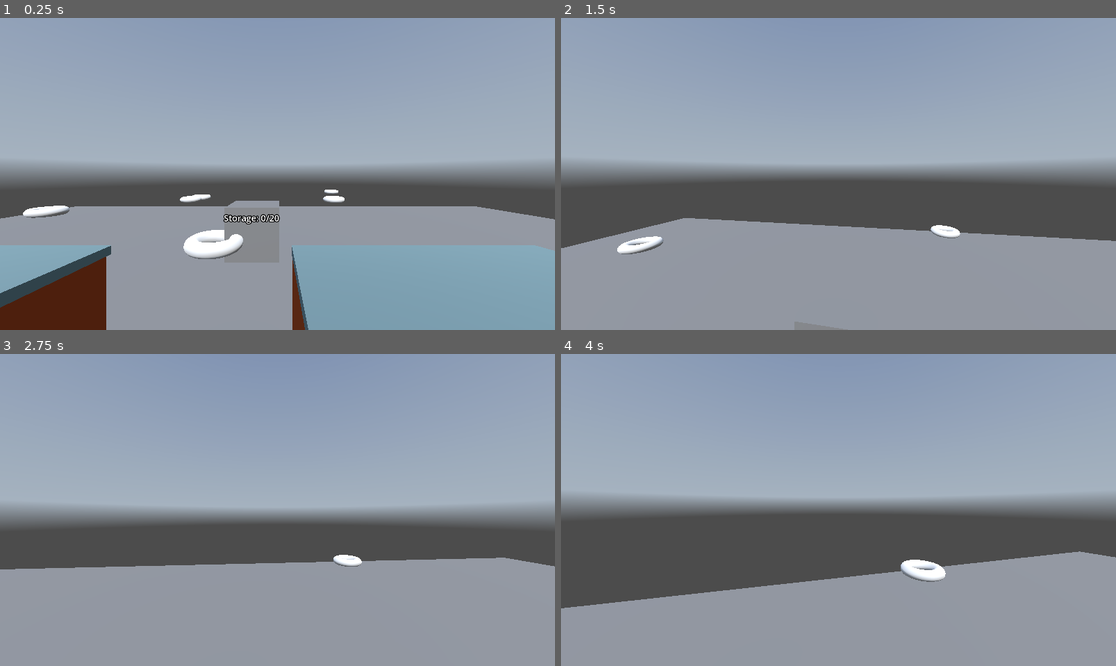
Above: before the commit, frames 1-4 (two rows, left to right).
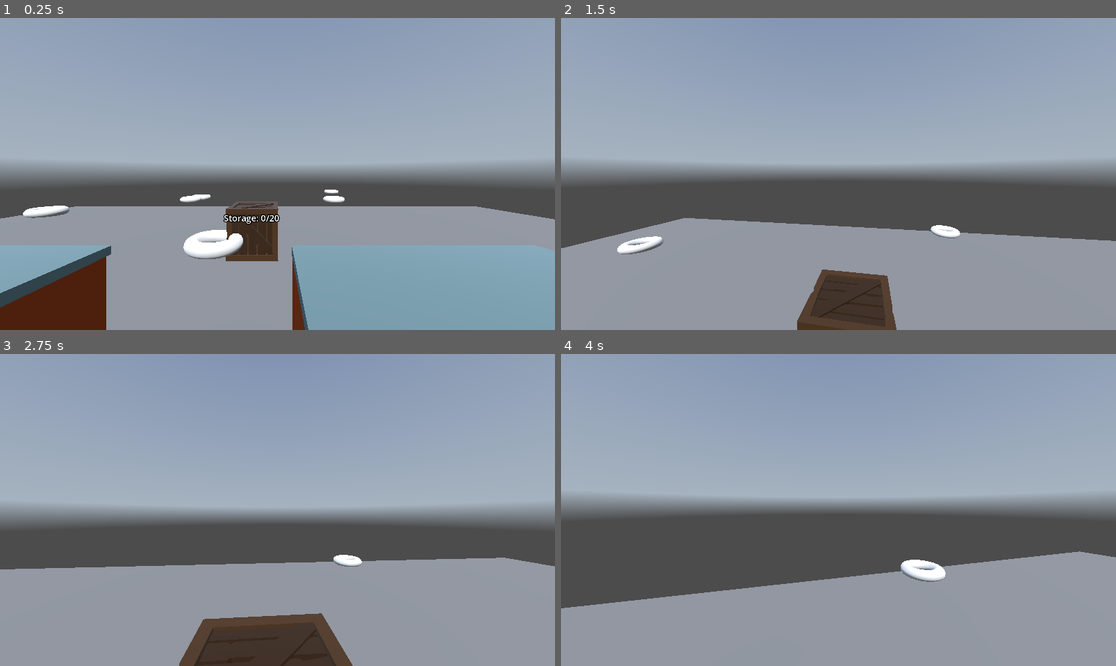
Above: after the commit, the same moments.

Repository: AbstractMelon/BrackeysJam2025.2
Game: Godot game, scene res://scenes/game.tscn
Same seed, same stepped clock (60 frames per second), same inputs: the game is played once before the commit and once after it. A sky picture missing from this copy of the repository is replaced by a grey-blue gradient.
Inputs (mouse positions are in pixels of both pictures, inside the frame that each line leads up to):
- Up to frame 1 (0.25 s): no input
- Up to frame 2 (1.5 s): move the mouse to (866, 174) at 0.52 s; hold E (interact) 0.53-1.28 s; hold W (move_forward) from 0.53 s (still down); tap Space (jump) at 0.77 s; move the mouse to (810, 174) at 1.27 s; tap Shift (sprint) at 1.35 s
- Up to frame 3 (2.75 s): keep holding W (move_forward); tap Space (jump) at 1.52 s; move the mouse to (288, 503) at 2.02 s; hold E (interact) from 2.03 s (still down)
- Up to frame 4 (4 s): keep holding W (move_forward); move the mouse to (832, 516) at 2.77 s; release E (interact) at 2.78 s; tap Shift (sprint) at 2.85 s; tap Space (jump) at 3.02, 3.77 s; move the mouse to (877, 513) at 3.52 s; hold E (interact) from 3.53 s (still down)

The runs differ from the first frame. In frame 1, 1.5% of the frame differs, in the area x 40-51%, y 58-78%; in frame 2, 2.8%; in frame 3, 4.2%, in the area x 32-64%, y 83-100%; in frame 4, nothing differs.

Commit message:
Change crate texture

Diff:
--- a/scenes/storage_crate.tscn
+++ b/scenes/storage_crate.tscn
@@ -1,8 +1,7 @@
 [gd_scene load_steps=5 format=3 uid="uid://c6yykgad08ibw"]
 
 [ext_resource type="Script" uid="uid://cgbk84iitls2l" path="res://scripts/StorageCrate.gd" id="1_egel5"]
-
-[sub_resource type="BoxMesh" id="BoxMesh_tn62d"]
+[ext_resource type="PackedScene" uid="uid://bkaq1f1t1sjhl" path="res://assets/models/Crate.glb" id="2_tn62d"]
 
 [sub_resource type="BoxShape3D" id="BoxShape3D_u13xs"]
 
@@ -11,8 +10,8 @@
 [node name="StorageCrate" type="StaticBody3D"]
 script = ExtResource("1_egel5")
 
-[node name="MeshInstance3D" type="MeshInstance3D" parent="."]
-mesh = SubResource("BoxMesh_tn62d")
+[node name="MeshInstance" parent="." instance=ExtResource("2_tn62d")]
+transform = Transform3D(6, 0, 0, 0, 6, 0, 0, 0, 6, -2.38419e-07, -0.467752, 0)
 
 [node name="CollisionShape3D" type="CollisionShape3D" parent="."]
 shape = SubResource("BoxShape3D_u13xs")
Binary file added: assets/models/Crate.glb
Not shown, added: assets/models/Crate.glb.import
